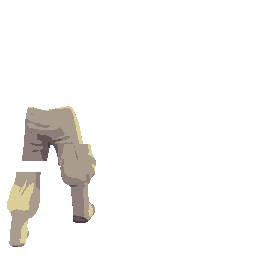
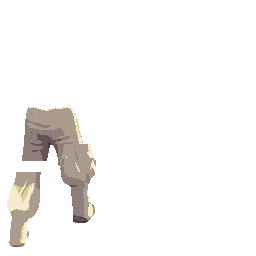
Comparing the layer stacks of the two 256 × 256 images. Changes:
pixels changed over (x1=7, y1=106, x2=95, y2=244) (layer not identified)